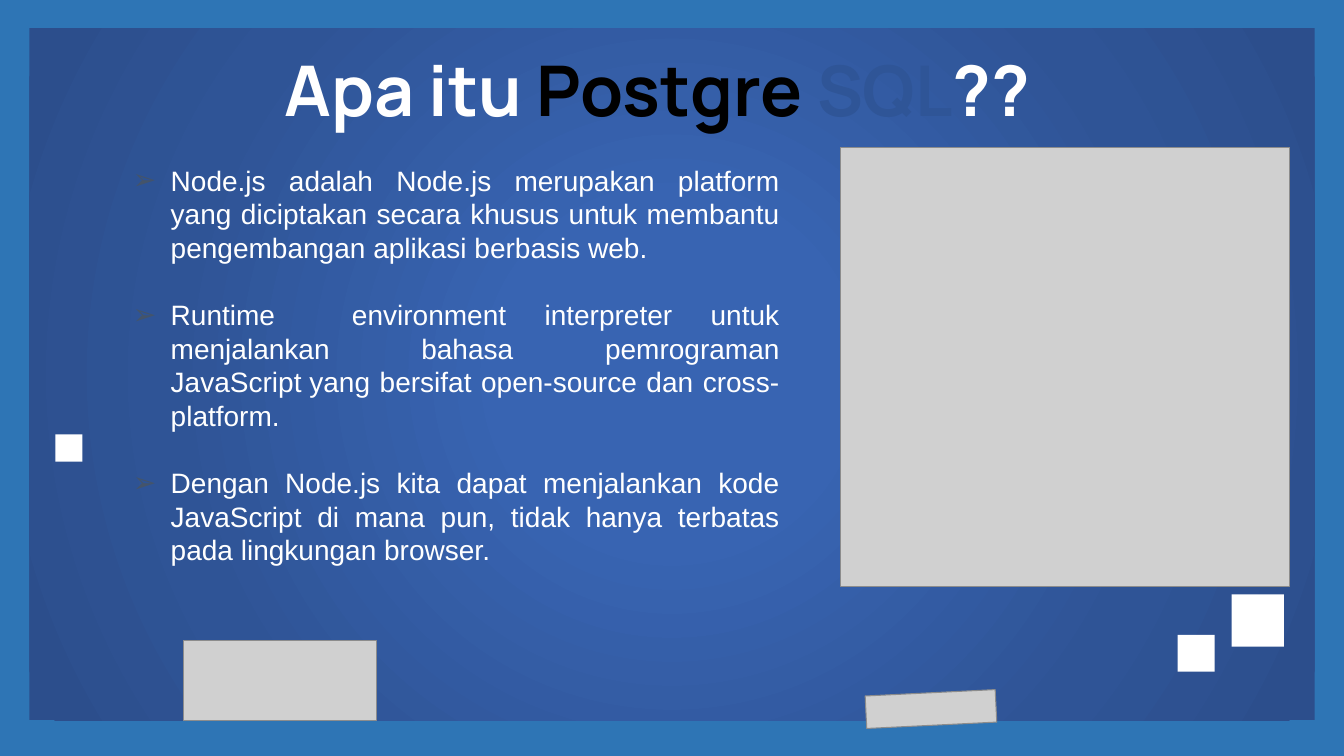
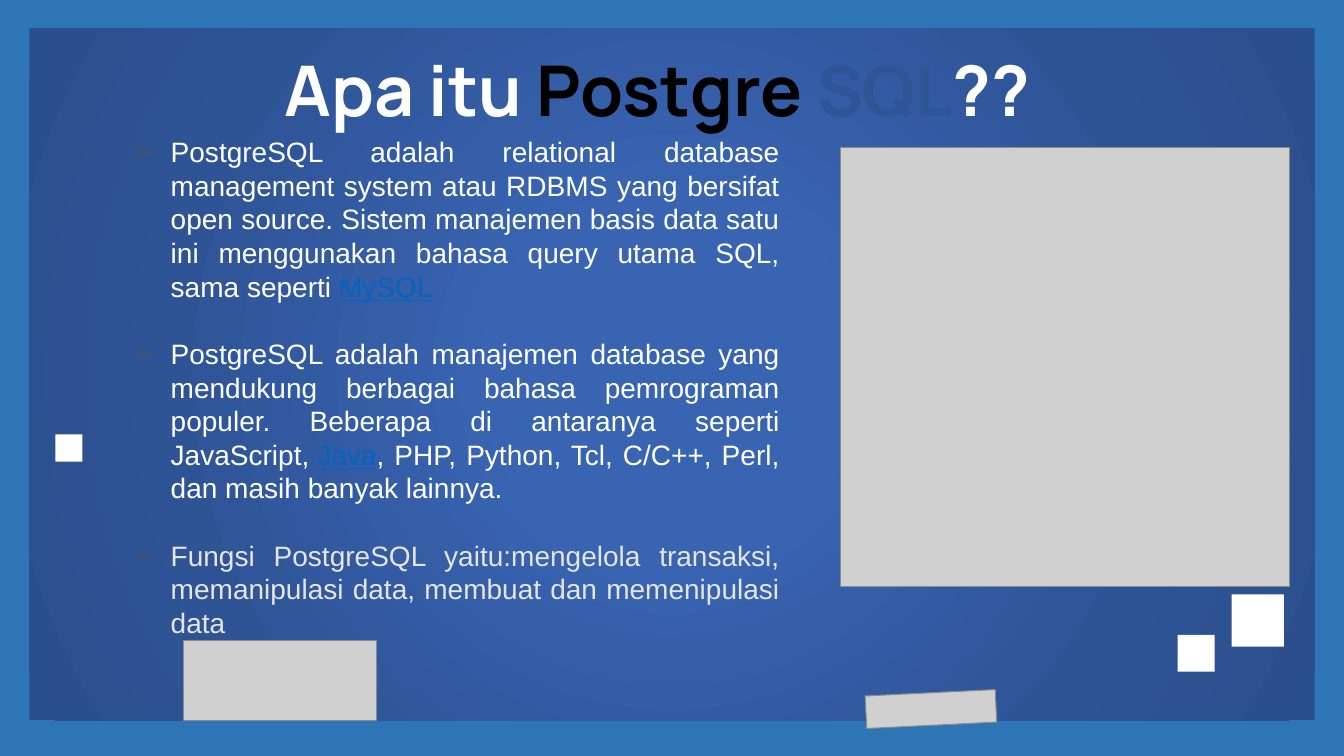
Before and after one commit to hendris27/fw15-backend, a slide deck: slide 7 of slide week-5.pptx. Drawn at 1344x756 pixels with LibreOffice and Linux fonts; fonts in the diff are those of the drawing; grey boxes stand for pictures; background and template pictures are left out. Boxes give left, top, right and bottom in pixels: in the first picture for what was removed or moved away, otherwise in the second. Text is boxed around its words. In the diff, an @@ line names an element or a change of style, - is before the commit and + after.

```diff
--- a/slide week-5.pptx
+++ b/slide week-5.pptx
@@ text at [171,141,780,634]: text changed @@
-➢ Node.js adalah Node.js merupakan platform yang diciptakan secara khusus untuk membantu pengembangan aplikasi berbasis web.
-➢ Runtime environment interpreter untuk menjalankan bahasa pemrograman JavaScript yang bersifat open-source dan cross-platform.
-➢ Dengan Node.js kita dapat menjalankan kode JavaScript di mana pun, tidak hanya terbatas pada lingkungan browser.
+➢ PostgreSQL adalah relational database management system atau RDBMS yang bersifat open source. Sistem manajemen basis data satu ini menggunakan bahasa query utama SQL, sama seperti MySQL
+➢ PostgreSQL adalah manajemen database yang mendukung berbagai bahasa pemrograman populer. Beberapa di antaranya seperti JavaScript, Java, PHP, Python, Tcl, C/C++, Perl, dan masih banyak lainnya.
+➢ Fungsi PostgreSQL yaitu:mengelola transaksi, memanipulasi data, membuat dan memenipulasi data
```
Also in this commit, not shown: 1 other slide changed, 6 other files.
